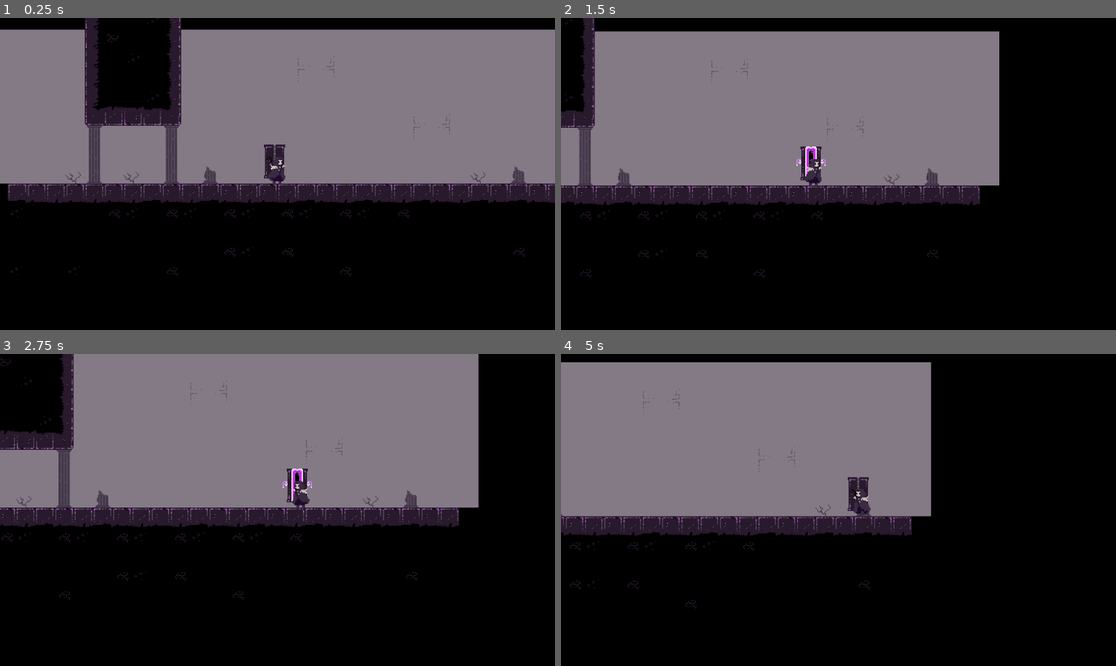
Above: before the commit, frames 1-4 (two rows, left to right).
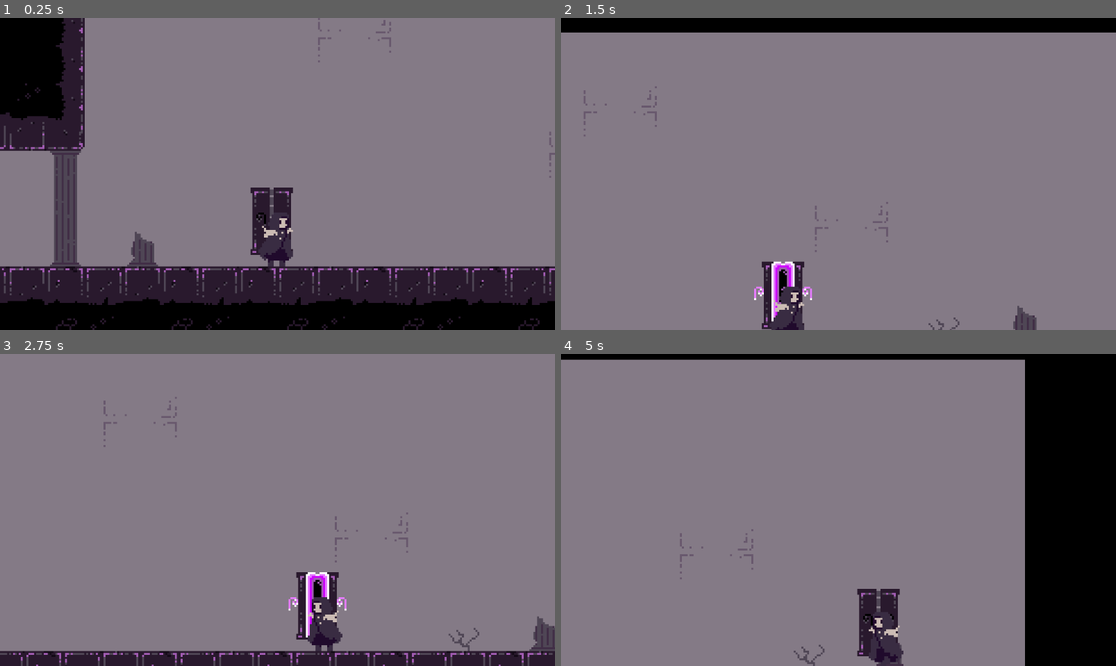
Above: after the commit, the same moments.

Repository: tewly27/Doorgeon
Game: Godot game, scene res://main.tscn
Two runs of this game, one before a commit and one after it. Both use one fixed random seed, a clock stepped at 60 frames per second and the inputs below.
Inputs:
- Up to frame 1 (0.25 s): no input
- Up to frame 2 (1.5 s): hold D (move_right) from 0.53 s (still down); tap S (look_down) at 0.6 s; tap Space (jump) at 0.77 s; tap W (look_up) at 1.35 s
- Up to frame 3 (2.75 s): tap Space (jump) at 1.52 s; release D (move_right) at 2.03 s; hold A (move_left) from 2.03 s (still down); tap S (look_down) at 2.1 s
- Up to frame 4 (5 s): release A (move_left) at 2.78 s; hold D (move_right) 2.78-4.28 s; tap W (look_up) at 2.85, 4.35 s; tap Space (jump) at 3.02, 3.77, 4.52 s; tap S (look_down) at 3.6 s; hold A (move_left) from 4.28 s (still down)

The runs differ from the first frame. In frame 1, 54% of the frame differs, in the area x 0-100%, y 0-100%; in frame 2, 60%; in frame 3, 63%; in frame 4, 50%.

Commit message:
camera offset and tileset collisions

Diff:
--- a/main.tscn
+++ b/main.tscn
@@ -8,71 +8,212 @@
 texture = ExtResource("3_lbod8")
 texture_region_size = Vector2i(20, 20)
 0:0/0 = 0
+0:0/0/physics_layer_0/linear_velocity = Vector2(0, 0)
+0:0/0/physics_layer_0/angular_velocity = 0.0
 1:0/0 = 0
+1:0/0/physics_layer_0/linear_velocity = Vector2(0, 0)
+1:0/0/physics_layer_0/angular_velocity = 0.0
 2:0/0 = 0
+2:0/0/physics_layer_0/linear_velocity = Vector2(0, 0)
+2:0/0/physics_layer_0/angular_velocity = 0.0
 3:0/0 = 0
+3:0/0/physics_layer_0/linear_velocity = Vector2(0, 0)
+3:0/0/physics_layer_0/angular_velocity = 0.0
 4:0/0 = 0
+4:0/0/physics_layer_0/linear_velocity = Vector2(0, 0)
+4:0/0/physics_layer_0/angular_velocity = 0.0
 5:0/0 = 0
+5:0/0/physics_layer_0/linear_velocity = Vector2(0, 0)
+5:0/0/physics_layer_0/angular_velocity = 0.0
 6:0/0 = 0
+6:0/0/physics_layer_0/linear_velocity = Vector2(0, 0)
+6:0/0/physics_layer_0/angular_velocity = 0.0
 0:1/0 = 0
+0:1/0/physics_layer_0/linear_velocity = Vector2(0, 0)
+0:1/0/physics_layer_0/angular_velocity = 0.0
 1:1/0 = 0
+1:1/0/physics_layer_0/linear_velocity = Vector2(0, 0)
+1:1/0/physics_layer_0/angular_velocity = 0.0
+1:1/0/physics_layer_0/polygon_0/points = PackedVector2Array(-10, -10, 10, -10, 10, 10, -10, 10)
 2:1/0 = 0
+2:1/0/physics_layer_0/linear_velocity = Vector2(0, 0)
+2:1/0/physics_layer_0/angular_velocity = 0.0
 3:1/0 = 0
+3:1/0/physics_layer_0/linear_velocity = Vector2(0, 0)
+3:1/0/physics_layer_0/angular_velocity = 0.0
 4:1/0 = 0
+4:1/0/physics_layer_0/linear_velocity = Vector2(0, 0)
+4:1/0/physics_layer_0/angular_velocity = 0.0
 5:1/0 = 0
+5:1/0/physics_layer_0/linear_velocity = Vector2(0, 0)
+5:1/0/physics_layer_0/angular_velocity = 0.0
+5:1/0/physics_layer_0/polygon_0/points = PackedVector2Array(-10, -10, 10, -10, 10, 10, -10, 10)
 6:1/0 = 0
+6:1/0/physics_layer_0/linear_velocity = Vector2(0, 0)
+6:1/0/physics_layer_0/angular_velocity = 0.0
 0:2/0 = 0
+0:2/0/physics_layer_0/linear_velocity = Vector2(0, 0)
+0:2/0/physics_layer_0/angular_velocity = 0.0
 1:2/0 = 0
+1:2/0/physics_layer_0/linear_velocity = Vector2(0, 0)
+1:2/0/physics_layer_0/angular_velocity = 0.0
+1:2/0/physics_layer_0/polygon_0/points = PackedVector2Array(-10, -10, -10, 10, 10, 10, 10, -10, 10, -10)
 2:2/0 = 0
+2:2/0/physics_layer_0/linear_velocity = Vector2(0, 0)
+2:2/0/physics_layer_0/angular_velocity = 0.0
+2:2/0/physics_layer_0/polygon_0/points = PackedVector2Array(-10, -10, -10, 10, 10, 10, 10, -10)
 3:2/0 = 0
+3:2/0/physics_layer_0/linear_velocity = Vector2(0, 0)
+3:2/0/physics_layer_0/angular_velocity = 0.0
+3:2/0/physics_layer_0/polygon_0/points = PackedVector2Array(-10, -10, 10, -10, 10, 10, -10, 10)
 4:2/0 = 0
+4:2/0/physics_layer_0/linear_velocity = Vector2(0, 0)
+4:2/0/physics_layer_0/angular_velocity = 0.0
+4:2/0/physics_layer_0/polygon_0/points = PackedVector2Array(-10, -10, 10, -10, 10, 10, -10, 10)
 5:2/0 = 0
+5:2/0/physics_layer_0/linear_velocity = Vector2(0, 0)
+5:2/0/physics_layer_0/angular_velocity = 0.0
+5:2/0/physics_layer_0/polygon_0/points = PackedVector2Array(-10, -10, 10, -10, 10, 10, -10, 10)
 6:2/0 = 0
+6:2/0/physics_layer_0/linear_velocity = Vector2(0, 0)
+6:2/0/physics_layer_0/angular_velocity = 0.0
 0:3/0 = 0
+0:3/0/physics_layer_0/linear_velocity = Vector2(0, 0)
+0:3/0/physics_layer_0/angular_velocity = 0.0
 1:3/0 = 0
+1:3/0/physics_layer_0/linear_velocity = Vector2(0, 0)
+1:3/0/physics_layer_0/angular_velocity = 0.0
 2:3/0 = 0
+2:3/0/physics_layer_0/linear_velocity = Vector2(0, 0)
+2:3/0/physics_layer_0/angular_velocity = 0.0
 3:3/0 = 0
+3:3/0/physics_layer_0/linear_velocity = Vector2(0, 0)
+3:3/0/physics_layer_0/angular_velocity = 0.0
 4:3/0 = 0
+4:3/0/physics_layer_0/linear_velocity = Vector2(0, 0)
+4:3/0/physics_layer_0/angular_velocity = 0.0
 5:3/0 = 0
+5:3/0/physics_layer_0/linear_velocity = Vector2(0, 0)
+5:3/0/physics_layer_0/angular_velocity = 0.0
 6:3/0 = 0
+6:3/0/physics_layer_0/linear_velocity = Vector2(0, 0)
+6:3/0/physics_layer_0/angular_velocity = 0.0
 0:4/0 = 0
+0:4/0/physics_layer_0/linear_velocity = Vector2(0, 0)
+0:4/0/physics_layer_0/angular_velocity = 0.0
 1:4/0 = 0
+1:4/0/physics_layer_0/linear_velocity = Vector2(0, 0)
+1:4/0/physics_layer_0/angular_velocity = 0.0
 2:4/0 = 0
+2:4/0/physics_layer_0/linear_velocity = Vector2(0, 0)
+2:4/0/physics_layer_0/angular_velocity = 0.0
 3:4/0 = 0
+3:4/0/physics_layer_0/linear_velocity = Vector2(0, 0)
+3:4/0/physics_layer_0/angular_velocity = 0.0
 4:4/0 = 0
+4:4/0/physics_layer_0/linear_velocity = Vector2(0, 0)
+4:4/0/physics_layer_0/angular_velocity = 0.0
 5:4/0 = 0
+5:4/0/physics_layer_0/linear_velocity = Vector2(0, 0)
+5:4/0/physics_layer_0/angular_velocity = 0.0
 6:4/0 = 0
+6:4/0/physics_layer_0/linear_velocity = Vector2(0, 0)
+6:4/0/physics_layer_0/angular_velocity = 0.0
 0:5/0 = 0
+0:5/0/physics_layer_0/linear_velocity = Vector2(0, 0)
+0:5/0/physics_layer_0/angular_velocity = 0.0
 1:5/0 = 0
+1:5/0/physics_layer_0/linear_velocity = Vector2(0, 0)
+1:5/0/physics_layer_0/angular_velocity = 0.0
 2:5/0 = 0
+2:5/0/physics_layer_0/linear_velocity = Vector2(0, 0)
+2:5/0/physics_layer_0/angular_velocity = 0.0
 3:5/0 = 0
+3:5/0/physics_layer_0/linear_velocity = Vector2(0, 0)
+3:5/0/physics_layer_0/angular_velocity = 0.0
 4:5/0 = 0
+4:5/0/physics_layer_0/linear_velocity = Vector2(0, 0)
+4:5/0/physics_layer_0/angular_velocity = 0.0
 5:5/0 = 0
+5:5/0/physics_layer_0/linear_velocity = Vector2(0, 0)
+5:5/0/physics_layer_0/angular_velocity = 0.0
 6:5/0 = 0
+6:5/0/physics_layer_0/linear_velocity = Vector2(0, 0)
+6:5/0/physics_layer_0/angular_velocity = 0.0
 0:6/0 = 0
+0:6/0/physics_layer_0/linear_velocity = Vector2(0, 0)
+0:6/0/physics_layer_0/angular_velocity = 0.0
 1:6/0 = 0
+1:6/0/physics_layer_0/linear_velocity = Vector2(0, 0)
+1:6/0/physics_layer_0/angular_velocity = 0.0
+1:6/0/physics_layer_0/polygon_0/points = PackedVector2Array(-10, -10, 10, -10, 10, 10, -10, 10)
 2:6/0 = 0
+2:6/0/physics_layer_0/linear_velocity = Vector2(0, 0)
+2:6/0/physics_layer_0/angular_velocity = 0.0
+2:6/0/physics_layer_0/polygon_0/points = PackedVector2Array(-10, -10, 10, -10, 10, 10, -10, 10)
 3:6/0 = 0
+3:6/0/physics_layer_0/linear_velocity = Vector2(0, 0)
+3:6/0/physics_layer_0/angular_velocity = 0.0
+3:6/0/physics_layer_0/polygon_0/points = PackedVector2Array(-10, -10, 10, -10, 10, 10, -10, 10)
 4:6/0 = 0
+4:6/0/physics_layer_0/linear_velocity = Vector2(0, 0)
+4:6/0/physics_layer_0/angular_velocity = 0.0
+4:6/0/physics_layer_0/polygon_0/points = PackedVector2Array(-10, -10, 10, -10, 10, 10, -10, 10)
 5:6/0 = 0
+5:6/0/physics_layer_0/linear_velocity = Vector2(0, 0)
+5:6/0/physics_layer_0/angular_velocity = 0.0
+5:6/0/physics_layer_0/polygon_0/points = PackedVector2Array(-10, -10, 10, -10, 10, 10, -10, 10)
 6:6/0 = 0
+6:6/0/physics_layer_0/linear_velocity = Vector2(0, 0)
+6:6/0/physics_layer_0/angular_velocity = 0.0
 0:7/0 = 0
+0:7/0/physics_layer_0/linear_velocity = Vector2(0, 0)
+0:7/0/physics_layer_0/angular_velocity = 0.0
 1:7/0 = 0
+1:7/0/physics_layer_0/linear_velocity = Vector2(0, 0)
+1:7/0/physics_layer_0/angular_velocity = 0.0
+1:7/0/physics_layer_0/polygon_0/points = PackedVector2Array(-10, -10, 10, -10, 10, 10, -10, 10)
 2:7/0 = 0
+2:7/0/physics_layer_0/linear_velocity = Vector2(0, 0)
+2:7/0/physics_layer_0/angular_velocity = 0.0
 3:7/0 = 0
+3:7/0/physics_layer_0/linear_velocity = Vector2(0, 0)
+3:7/0/physics_layer_0/angular_velocity = 0.0
 4:7/0 = 0
+4:7/0/physics_layer_0/linear_velocity = Vector2(0, 0)
+4:7/0/physics_layer_0/angular_velocity = 0.0
 5:7/0 = 0
+5:7/0/physics_layer_0/linear_velocity = Vector2(0, 0)
+5:7/0/physics_layer_0/angular_velocity = 0.0
+5:7/0/physics_layer_0/polygon_0/points = PackedVector2Array(-10, -10, 10, -10, 10, 10, -10, 10)
 6:7/0 = 0
+6:7/0/physics_layer_0/linear_velocity = Vector2(0, 0)
+6:7/0/physics_layer_0/angular_velocity = 0.0
 0:8/0 = 0
+0:8/0/physics_layer_0/linear_velocity = Vector2(0, 0)
+0:8/0/physics_layer_0/angular_velocity = 0.0
 1:8/0 = 0
+1:8/0/physics_layer_0/linear_velocity = Vector2(0, 0)
+1:8/0/physics_layer_0/angular_velocity = 0.0
 2:8/0 = 0
+2:8/0/physics_layer_0/linear_velocity = Vector2(0, 0)
+2:8/0/physics_layer_0/angular_velocity = 0.0
 3:8/0 = 0
+3:8/0/physics_layer_0/linear_velocity = Vector2(0, 0)
+3:8/0/physics_layer_0/angular_velocity = 0.0
 4:8/0 = 0
+4:8/0/physics_layer_0/linear_velocity = Vector2(0, 0)
+4:8/0/physics_layer_0/angular_velocity = 0.0
 5:8/0 = 0
+5:8/0/physics_layer_0/linear_velocity = Vector2(0, 0)
+5:8/0/physics_layer_0/angular_velocity = 0.0
 6:8/0 = 0
+6:8/0/physics_layer_0/linear_velocity = Vector2(0, 0)
+6:8/0/physics_layer_0/angular_velocity = 0.0
 
 [sub_resource type="TileSet" id="TileSet_7yue2"]
 tile_size = Vector2i(20, 20)
+physics_layer_0/collision_layer = 1
 sources/1 = SubResource("TileSetAtlasSource_l4v5r")
 
 [sub_resource type="RectangleShape2D" id="RectangleShape2D_xg1kk"]
--- a/scenes/player/camera.tscn
+++ b/scenes/player/camera.tscn
@@ -8,6 +8,6 @@
 moveTime = 0.7
 verticalMoveTime = 0.7
 verticalMoveSpeed = 10.0
+vertical_offset = -300.0
 
 [node name="Camera2D" type="Camera2D" parent="."]
-zoom = Vector2(0.5, 0.5)
--- a/scenes/player/player.tscn
+++ b/scenes/player/player.tscn
@@ -7,7 +7,7 @@
 [ext_resource type="Texture2D" uid="uid://bl0pssxxbc6a8" path="res://graphics/door2.png" id="4_ylbgg"]
 
 [sub_resource type="RectangleShape2D" id="RectangleShape2D_j6t3t"]
-size = Vector2(53, 110)
+size = Vector2(70, 112)
 
 [sub_resource type="Animation" id="Animation_vr4m0"]
 resource_name = "idle"
@@ -76,7 +76,7 @@
 script = ExtResource("1_v56ng")
 
 [node name="collision" type="CollisionShape2D" parent="."]
-position = Vector2(0.5, -55)
+position = Vector2(-3, -56)
 shape = SubResource("RectangleShape2D_j6t3t")
 
 [node name="CoyoteTimer" type="Timer" parent="."]
@@ -86,8 +86,6 @@
 [node name="JumpTimer" type="Timer" parent="."]
 wait_time = 0.15
 one_shot = true
-
-[node name="camera" parent="." instance=ExtResource("2_amrqj")]
 
 [node name="AnimationPlayer" type="AnimationPlayer" parent="."]
 libraries = {
@@ -109,3 +107,5 @@
 texture = ExtResource("3_vqx7t")
 hframes = 12
 frame = 1
+
+[node name="camera" parent="." instance=ExtResource("2_amrqj")]
--- a/scripts/player/camera.gd
+++ b/scripts/player/camera.gd
@@ -4,7 +4,7 @@
 @export var aheadDistance: float = 300
 @export var verticalMoveTime: float
 @export var verticalMoveSpeed: float
-
+@export var vertical_offset: float
 @export var y_follow = true
 @export var x_follow = true
 var vertical_look_direction: float
@@ -24,7 +24,7 @@
 	vertical_look_direction = Input.get_axis("look_up","look_down")
 	if y_follow:
 		if vertical_look_direction:
-			tween.tween_property(self,"global_position:y",player.global_position.y+vertical_look_direction*aheadDistance,verticalMoveTime)
+			tween.tween_property(self,"global_position:y",player.global_position.y+vertical_offset+vertical_look_direction*aheadDistance,verticalMoveTime)
 
 		else:
-			tween.tween_property(self,"global_position:y",player.global_position.y,verticalMoveTime)
+			tween.tween_property(self,"global_position:y",player.global_position.y+vertical_offset,verticalMoveTime)
